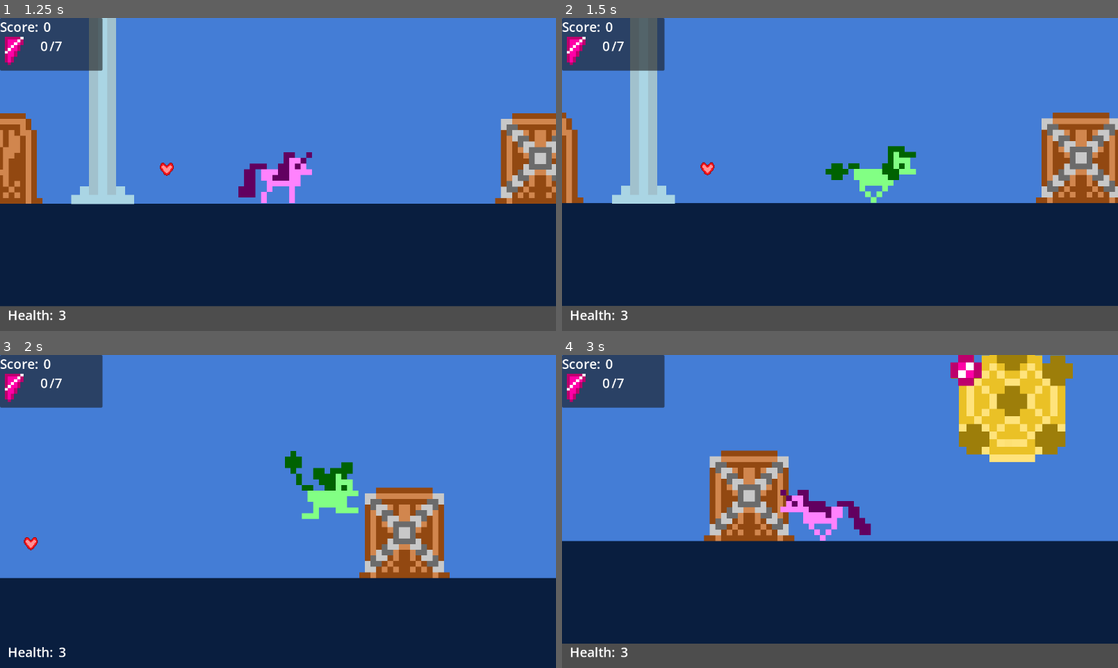
Above: before the commit, frames 1-4 (two rows, left to right).
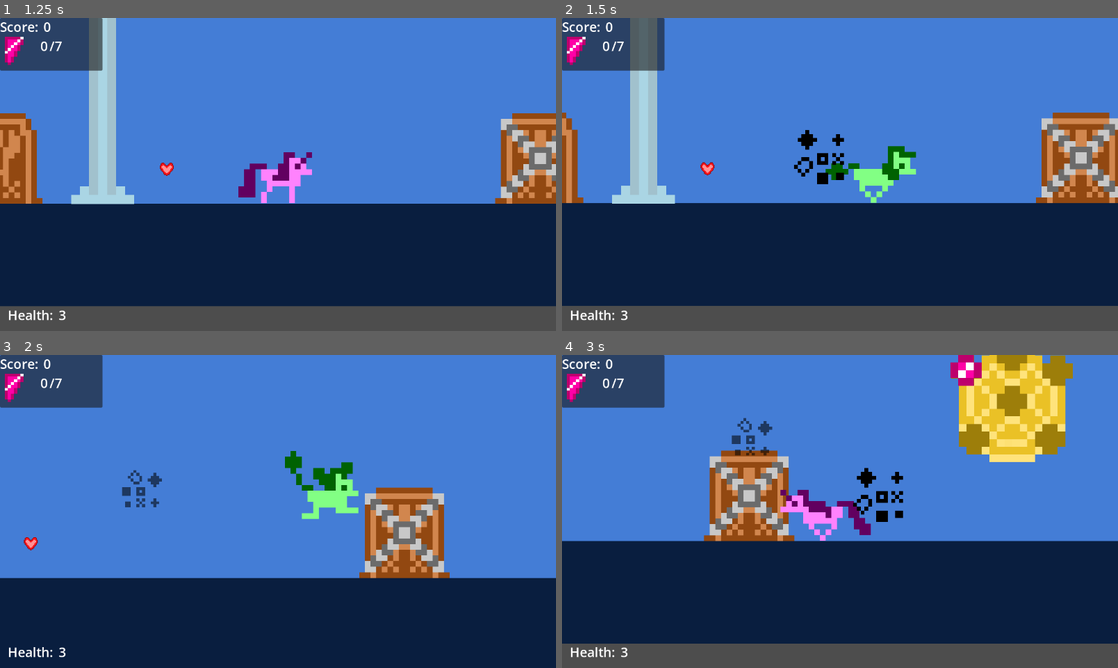
Above: after the commit, the same moments.

Repository: 100-Devs-1-Game/8bitPony
Game: Godot game, scene res://Scenes/Rooms/root.tscn
Same seed, same stepped clock (60 frames per second), same inputs: the game is played once before the commit and once after it. The engine's default icon, where the game draws it, is replaced by a stand-in: a white triangle on a blue panel in a dark square. Sound files missing from this copy of the repository are replaced by a short silence.
Inputs (mouse positions are in pixels of both pictures, inside the frame that each line leads up to):
- Up to frame 1 (1.25 s): click "Start Game" at 0.5 s
- Up to frame 2 (1.5 s): move the mouse to (962, 158) at 1.27 s; hold D (Right) from 1.28 s (still down); hold Right mouse button (ChangePony) from 1.28 s (still down)
- Up to frame 3 (2 s): keep holding D (Right); keep holding Right mouse button (ChangePony); tap Space (Jump) at 1.52 s
- Up to frame 4 (3 s): move the mouse to (728, 527) at 2.02 s; release Right mouse button (ChangePony) at 2.03 s; click (728, 527) at 2.1 s; tap Space (Jump) at 2.27 s; right-click (728, 527) at 2.3 s; move the mouse to (895, 442) at 2.77 s; release D (Right) at 2.78 s; hold A (Left) from 2.78 s (still down); hold Right mouse button (ChangePony) from 2.78 s (still down)

Frame 1 is identical in both runs. In frame 2, 0.5% of the frame differs, in the area x 41-51%, y 35-54%; in frame 3, 0.3%; in frame 4, 0.8%, in the area x 30-62%, y 20-54%.

Commit message:
First smoke iteration

Diff:
--- a/src/Scenes/Characters/Player/player.gd
+++ b/src/Scenes/Characters/Player/player.gd
@@ -33,6 +33,7 @@
 @export var hurt_color: Color = Color.RED
 @export var pony_type: PonyType = PonyType.Unicorn
 @export var pony_sprite_by_type: Dictionary[PonyType, SpriteFrames]
+@export var smoke: PackedScene
 
 var pony_states: int = PonyStateMachine.Idle
 
@@ -102,6 +103,10 @@
 		elif event.is_action_pressed("ChangePony"):
 			pony_type = (pony_type + 1) % PonyType.Max as PonyType
 			set_pony_type(pony_type)
+			if smoke:
+				var smoke_inst: Node2D = smoke.instantiate()
+				Global.root.current_scene.add_child(smoke_inst)
+				smoke_inst.global_position = global_position
 
 
 func take_damage(damage: int = 1):
--- a/src/Scenes/Characters/Player/player.tscn
+++ b/src/Scenes/Characters/Player/player.tscn
@@ -1,10 +1,11 @@
-[gd_scene load_steps=10 format=3 uid="uid://b4j3uvi3nugac"]
+[gd_scene load_steps=11 format=3 uid="uid://b4j3uvi3nugac"]
 
 [ext_resource type="Script" uid="uid://t84d8o7n7s4n" path="res://Scenes/Characters/Player/player.gd" id="1_01b8d"]
 [ext_resource type="PackedScene" uid="uid://bfqrxfi45idh8" path="res://Scenes/Objects/MagicBullet/magic_bullet.tscn" id="2_xccyk"]
 [ext_resource type="SpriteFrames" uid="uid://c5xejof3qc3ma" path="res://Images/Characters/earth_pony.tres" id="3_fcmex"]
 [ext_resource type="SpriteFrames" uid="uid://cekr32m6i7lj5" path="res://Images/Characters/unicorm.tres" id="3_gdgf0"]
 [ext_resource type="SpriteFrames" uid="uid://comkomt2jtubb" path="res://Images/Characters/pegasus.tres" id="4_25bbb"]
+[ext_resource type="PackedScene" uid="uid://bbu116apenly0" path="res://Scenes/Objects/Smoke/smoke.tscn" id="6_8gg06"]
 [ext_resource type="AudioStream" uid="uid://cp2e2n37ko0kd" path="res://Sound/SFX/Magic2.wav" id="10_fepmq"]
 [ext_resource type="AudioStream" uid="uid://msmqw6t4fe8m" path="res://Sound/SFX/Jump_landing.wav" id="11_ddhxa"]
 [ext_resource type="AudioStream" uid="uid://453qncswme1t" path="res://Sound/SFX/Hero_Hurt.wav" id="12_3k74t"]
@@ -23,6 +24,7 @@
 1: ExtResource("4_25bbb"),
 2: ExtResource("3_gdgf0")
 })
+smoke = ExtResource("6_8gg06")
 
 [node name="CollisionShape2D" type="CollisionShape2D" parent="."]
 shape = SubResource("CapsuleShape2D_kng6u")
--- /dev/null
+++ b/src/Scenes/Objects/Smoke/smoke.gd
@@ -0,0 +1,17 @@
+extends Node2D
+
+@export var speed: float = 200.0
+@export var scale_factor: float = 0.99
+
+
+func _physics_process(delta: float) -> void:
+	global_position.y -= speed * delta
+	scale *= scale_factor
+
+
+func _on_lifespan_timeout() -> void:
+	queue_free()
+
+
+func _on_rotation_timeout() -> void:
+	rotate(deg_to_rad(90))
--- /dev/null
+++ b/src/Scenes/Objects/Smoke/smoke.tscn
@@ -0,0 +1,26 @@
+[gd_scene load_steps=3 format=3 uid="uid://bbu116apenly0"]
+
+[ext_resource type="Script" uid="uid://b52jx0h6qpcq0" path="res://Scenes/Objects/Smoke/smoke.gd" id="1_0nnrk"]
+[ext_resource type="SpriteFrames" uid="uid://nsh5sis45wl2" path="res://Scenes/Objects/Smoke/smoke_sprite_frames.tres" id="1_5oq3f"]
+
+[node name="Smoke" type="Node2D"]
+scale = Vector2(10, 10)
+script = ExtResource("1_0nnrk")
+
+[node name="AnimatedSprite2D" type="AnimatedSprite2D" parent="."]
+z_index = 1
+sprite_frames = ExtResource("1_5oq3f")
+autoplay = "default"
+
+[node name="Rotation" type="Timer" parent="."]
+process_callback = 0
+wait_time = 0.1
+autostart = true
+
+[node name="Lifespan" type="Timer" parent="."]
+process_callback = 0
+one_shot = true
+autostart = true
+
+[connection signal="timeout" from="Rotation" to="." method="_on_rotation_timeout"]
+[connection signal="timeout" from="Lifespan" to="." method="_on_lifespan_timeout"]
--- /dev/null
+++ b/src/Scenes/Objects/Smoke/smoke_sprite_frames.tres
@@ -0,0 +1,18 @@
+[gd_resource type="SpriteFrames" load_steps=3 format=3 uid="uid://nsh5sis45wl2"]
+
+[ext_resource type="Texture2D" uid="uid://cvxky3xefo7pt" path="res://Images/Assets/smoke.png" id="1_cbgaf"]
+[ext_resource type="Texture2D" uid="uid://crm3ydbvmh301" path="res://Images/Assets/smoke-light.png" id="2_sjix3"]
+
+[resource]
+animations = [{
+"frames": [{
+"duration": 1.0,
+"texture": ExtResource("1_cbgaf")
+}, {
+"duration": 1.0,
+"texture": ExtResource("2_sjix3")
+}],
+"loop": true,
+"name": &"default",
+"speed": 5.0
+}]
Binary file added: src/Images/Assets/smoke-light.png
Not shown, added: src/Images/Assets/smoke-light.png.import
Binary file added: src/Images/Assets/smoke.png
Not shown, added: src/Images/Assets/smoke.png.import
Not shown, added: src/Scenes/Objects/Smoke/smoke.gd.uid
